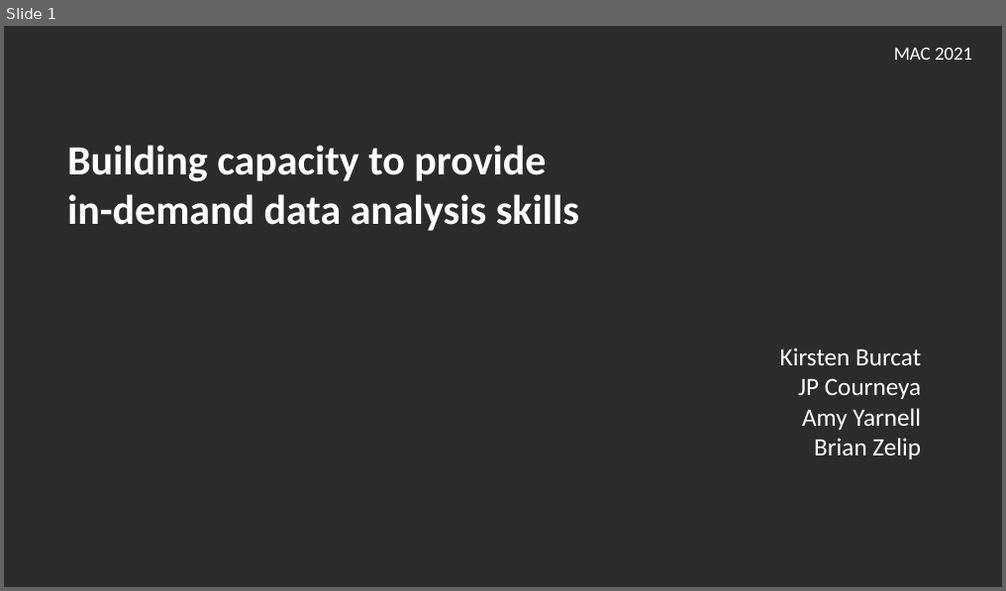
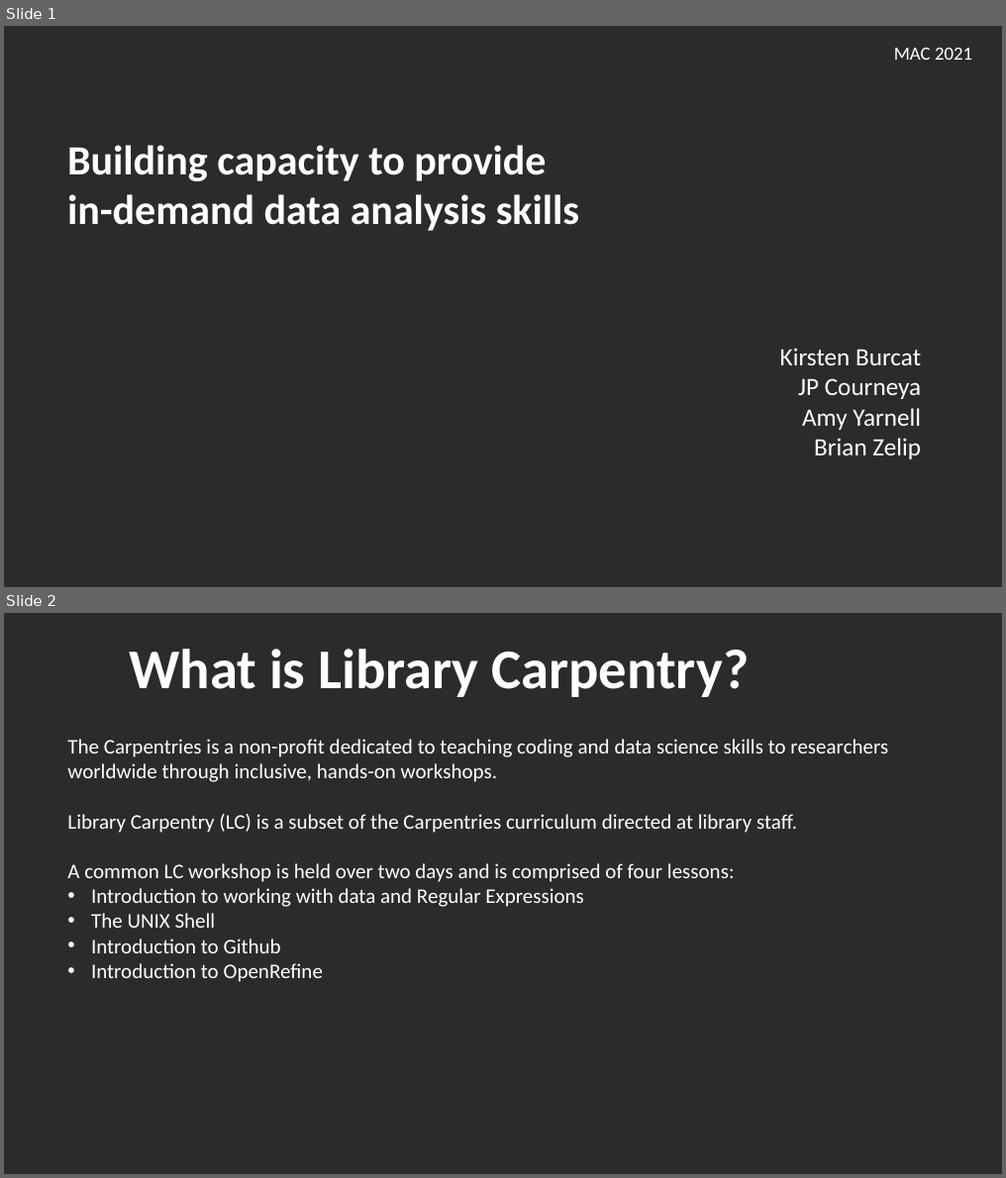
Before and after one commit to hshsl-training/library-carpentry-2021-11-03-04-NNLM-Region1-online, a slide deck: slides.pptx. Shown one above the other, each under a label of ours: slide 1 before the commit, slides 1 and 2 after it. The pictures are 1006x591 and 1006x1178 pixels, drawn with LibreOffice and Linux fonts; fonts in the diff are those of the drawing; background and template pictures are left out; a plain dark background stands for a picture behind light text. Boxes give left, top, right and bottom in pixels: in the first picture for what was removed or moved away, otherwise in the second. Text is boxed around its words. In the diff, an @@ line names an element or a change of style, - is before the commit and + after.

Commit message:
Add slide01.md and add update pptx with slide 1 and 2 info

```diff
--- a/slides.pptx
+++ b/slides.pptx
@@ slide 2 added at bbox=[4, 613, 1002, 1174], background picture (left out) @@
@@ text added at bbox=[129, 649, 748, 697], 54 pt, text #FFFFFF, bold @@
+What is Library Carpentry?
@@ text added at bbox=[67, 739, 888, 982], 20 pt, text #FFFFFF @@
+The Carpentries is a non-profit dedicated to teaching coding and data science skills to researchers worldwide through inclusive, hands-on workshops.
+Library Carpentry (LC) is a subset of the Carpentries curriculum directed at library staff.
+A common LC workshop is held over two days and is comprised of four lessons:
+• Introduction to working with data and Regular Expressions
+• The UNIX Shell
+• Introduction to Github
+• Introduction to OpenRefine
```
Also in this commit, not shown: 2 other slides added, 2 slides removed, 1 other file.
